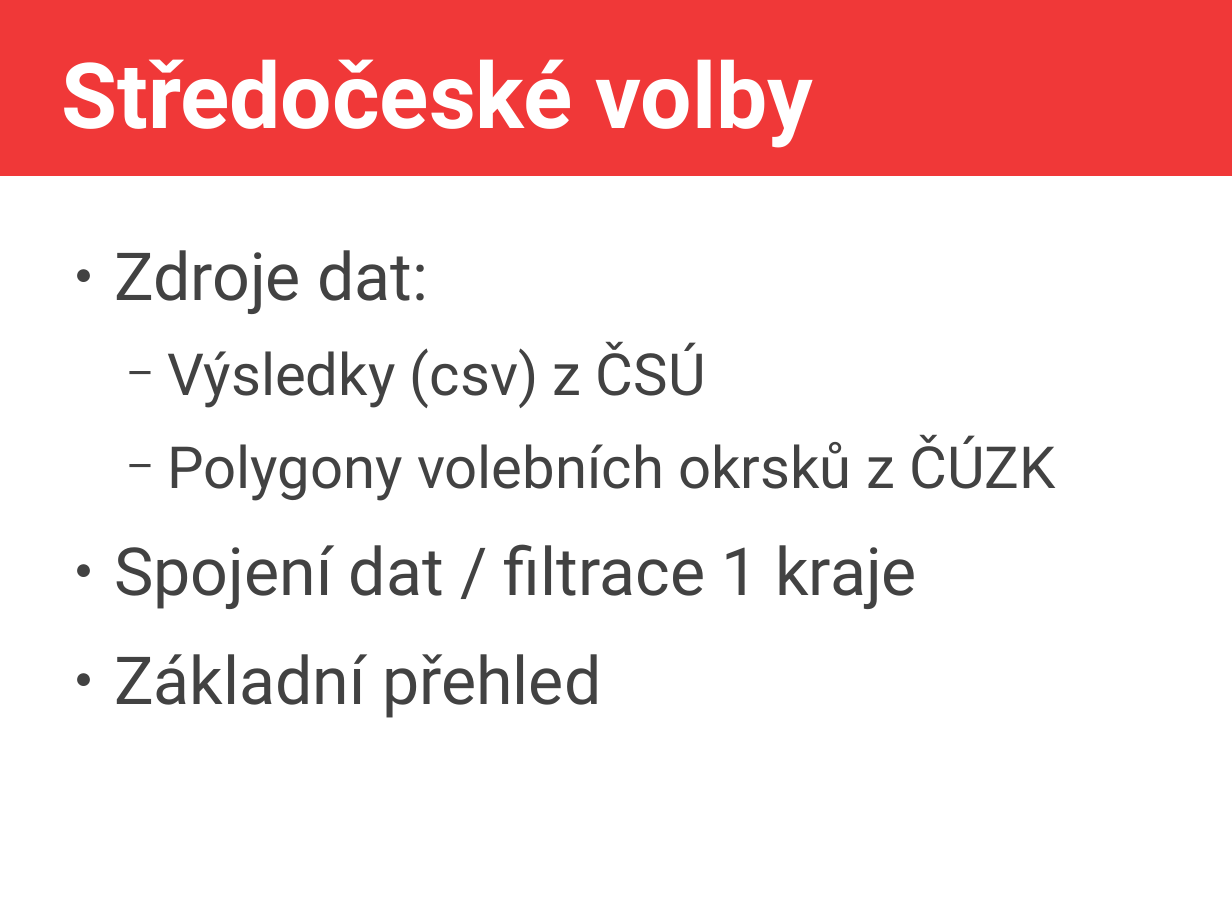
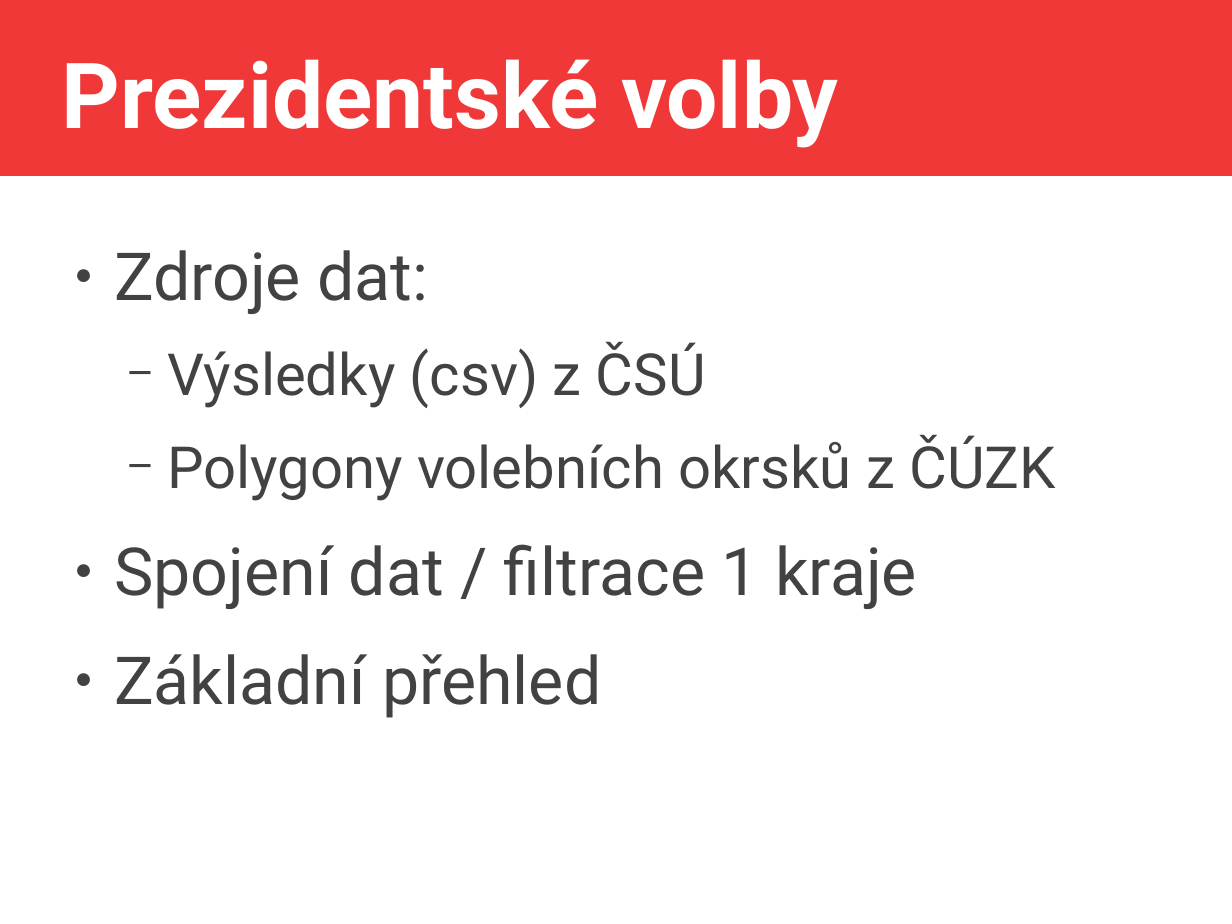
Before and after one commit to jlacko/4EK418, a slide deck: slide 5 of prez/4 - advanced calculations.odp. Drawn at 1232x924 pixels with LibreOffice and Linux fonts; fonts in the diff are those of the drawing. Boxes give left, top, right and bottom in pixels: in the first picture for what was removed or moved away, otherwise in the second. Text is boxed around its words. In the diff, an @@ line names an element or a change of style, - is before the commit and + after.

```diff
--- a/prez/4 - advanced calculations.odp
+++ b/prez/4 - advanced calculations.odp
@@ title at (61, 59, 838, 148): text changed @@
-Středočeské volby
+Prezidentské volby
```
Also in this commit, not shown: 6 other slides changed, 4 slides added, 3 slides removed, 8 other files.
